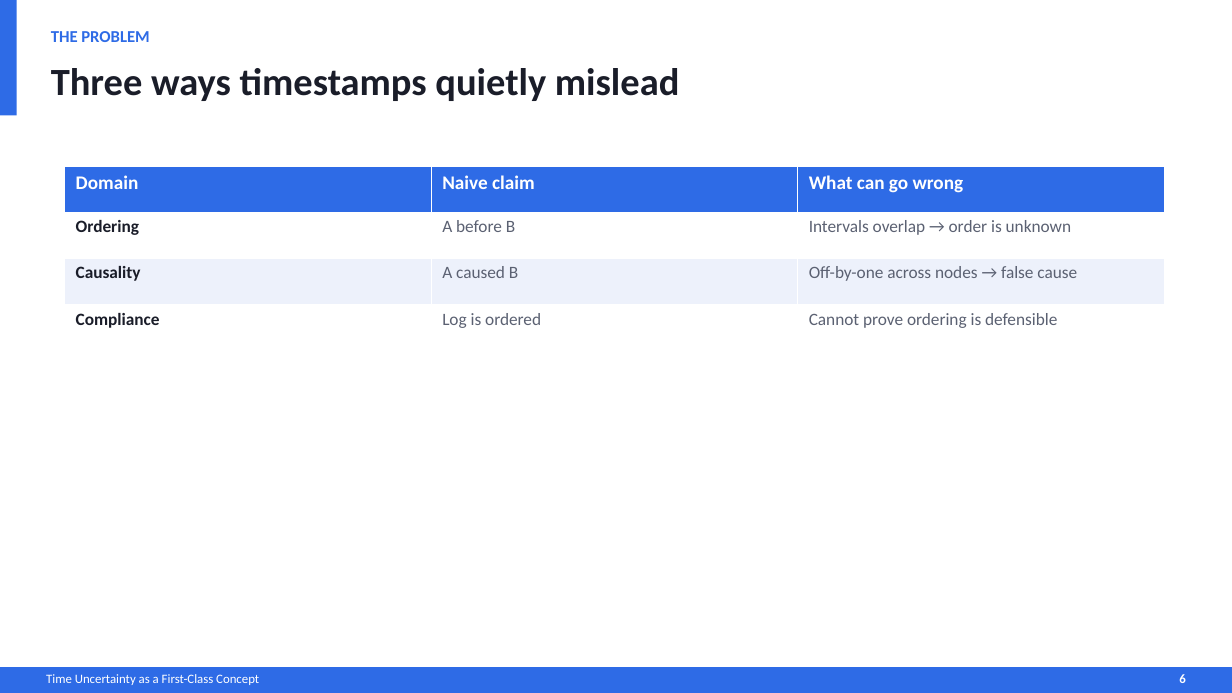
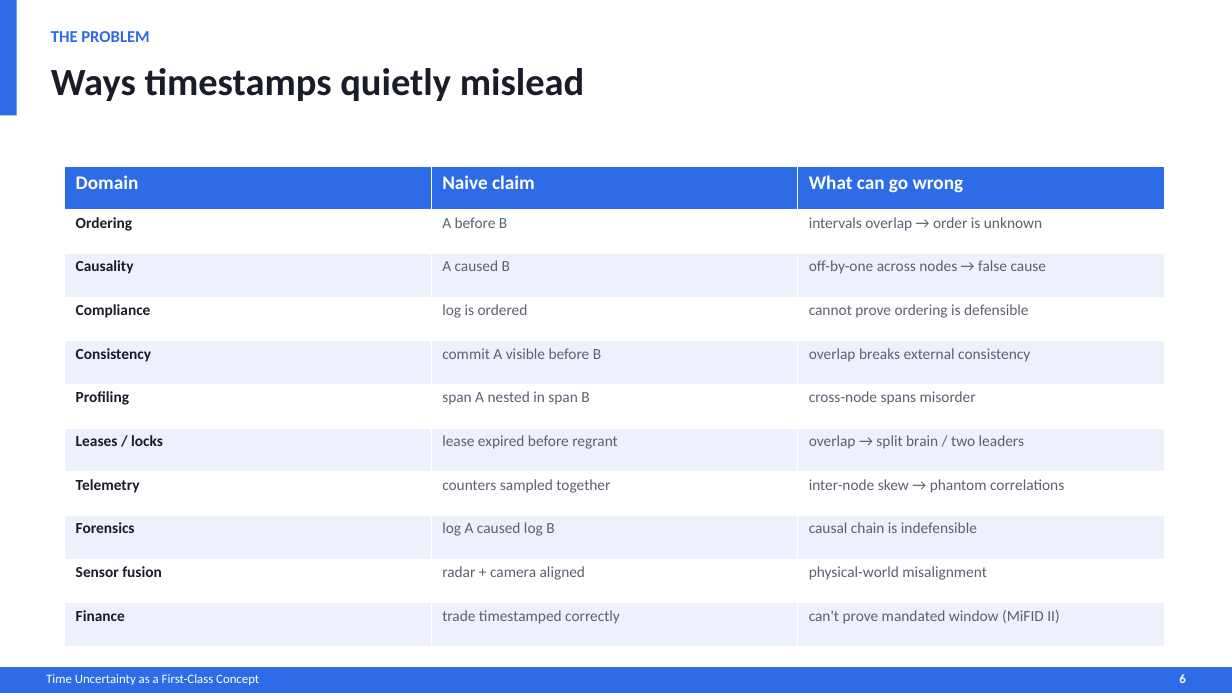
Before and after one commit to MaciekMachni/netdev-0x1a-talk, a slide deck: slide 6 of time-uncertainty-error-bar.pptx. Drawn at 1232x693 pixels with LibreOffice and Linux fonts; fonts in the diff are those of the drawing. Boxes give left, top, right and bottom in pixels: in the first picture for what was removed or moved away, otherwise in the second. Text is boxed around its words. In the diff, an @@ line names an element or a change of style, - is before the commit and + after.

```diff
--- a/time-uncertainty-error-bar.pptx
+++ b/time-uncertainty-error-bar.pptx
@@ text at [51, 68, 584, 101]: text changed @@
-Three ways timestamps quietly mislead
+Ways timestamps quietly mislead
@@ table at [65, 166, 1165, 647] @@
-row 2: Ordering | A before B | Intervals overlap → order is unknown
-row 3: Causality | A caused B | Off-by-one across nodes → false cause
-row 4: Compliance | Log is ordered | Cannot prove ordering is defensible
+row 2: Ordering | A before B | intervals overlap → order is unknown
+row 3: Causality | A caused B | off-by-one across nodes → false cause
+row 4: Compliance | log is ordered | cannot prove ordering is defensible
+row 5: Consistency | commit A visible before B | overlap breaks external consistency
+row 6: Profiling | span A nested in span B | cross-node spans misorder
+row 7: Leases / locks | lease expired before regrant | overlap → split brain / two leaders
+row 8: Telemetry | counters sampled together | inter-node skew → phantom correlations
+row 9: Forensics | log A caused log B | causal chain is indefensible
+row 10: Sensor fusion | radar + camera aligned | physical-world misalignment
+row 11: Finance | trade timestamped correctly | can't prove mandated window (MiFID II)
```
Also in this commit, not shown: 21 other slides changed, 8 slides added, 2 slides removed, 7 other files.
